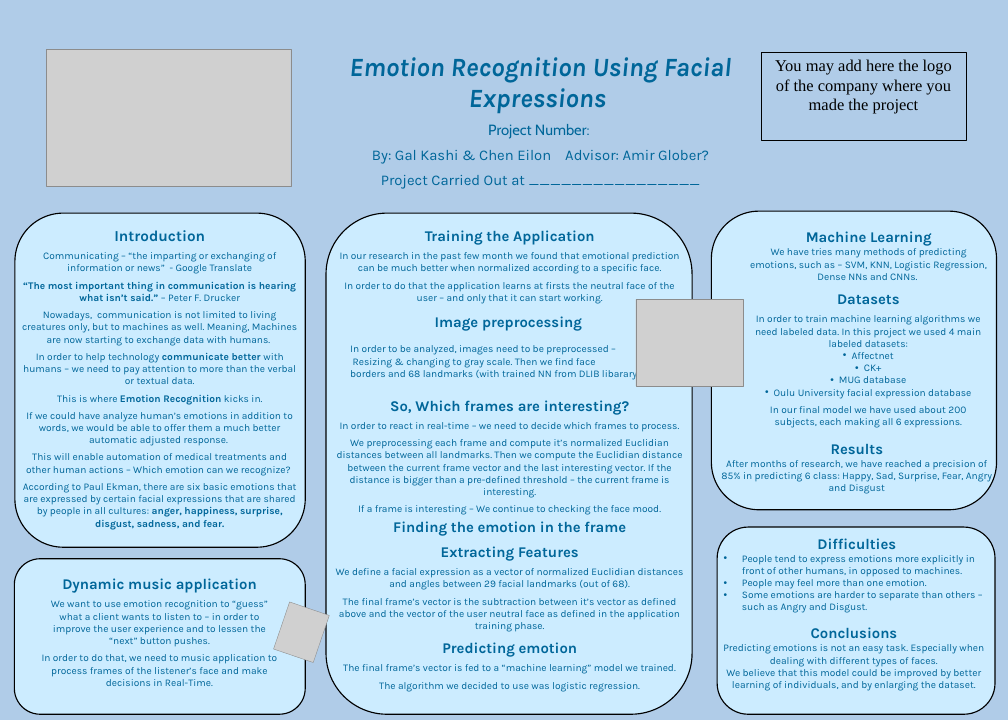
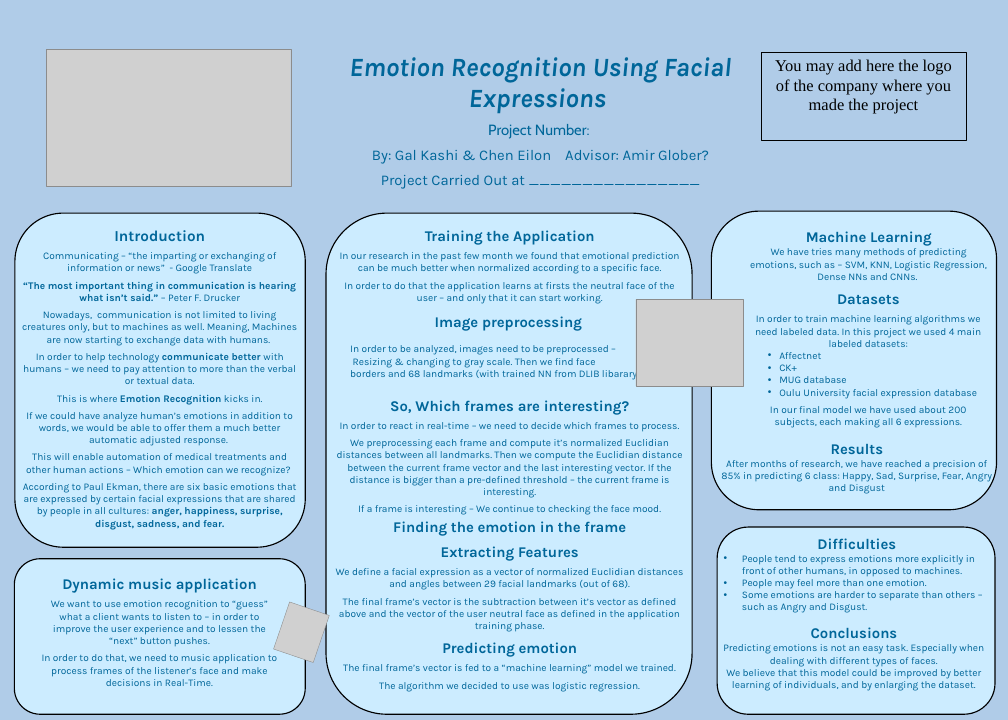
Before and after one commit to ChenEilon/ExpressionRecognition, a slide deck: slide 1 of Documents/EmotionalRecognitionPoster.pptx. Drawn at 1008x720 pixels with LibreOffice and Linux fonts; fonts in the diff are those of the drawing; grey boxes stand for pictures. Boxes give left, top, right and bottom in pixels: in the first picture for what was removed or moved away, otherwise in the second. Text is boxed around its words. In the diff, an @@ line names an element or a change of style, - is before the commit and + after.

```diff
--- a/Documents/EmotionalRecognitionPoster.pptx
+++ b/Documents/EmotionalRecognitionPoster.pptx
@@ text at (x1=779, y1=352, x2=977, y2=399): alignment centre to left; list level 1 to 2 in "Affectnet"; list level 1 to 2 in "CK+"; list level 1 to 2 in "MUG database"; list level 1 to 2 in "Oulu University facial expression database" @@
```
Also in this commit, not shown: 5 other files.
